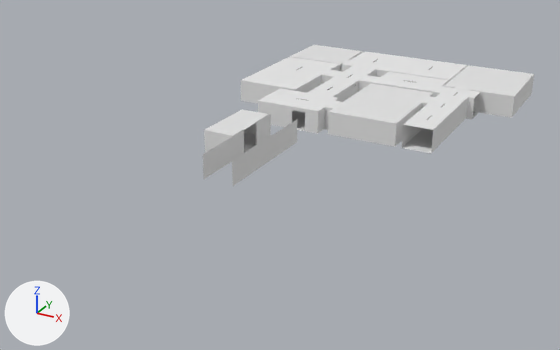
What one commit did to the Blender file assets/models/map.blend.
Both versions are drawn from a 50 mm lens placed at (34.5, -77.5, 27.8), pointed at (0.8, -16.2, -2.9). The lights are fixed; the arrows at lower left show +X, +Y and +Z.
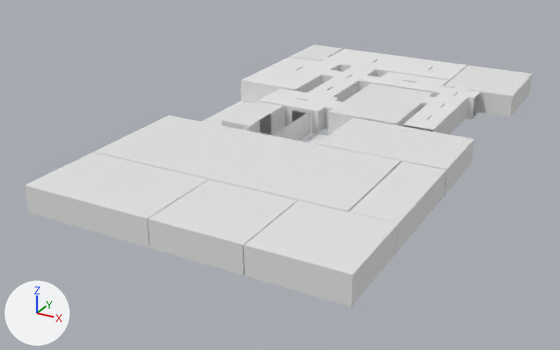
Diff of the bpy script that builds the scene:
```diff
--- a/assets/models/map.blend.py
+++ b/assets/models/map.blend.py
@@ me_plane_014 @@
+me_plane_014.from_pydata(...)  # a box spanning x -5.17..6.9, y -7.0..1.0, z 0.0..2.4
@@ me_plane_013 @@
+me_plane_013.from_pydata(...)  # a box spanning x -7.0..1.0, y -7.0..1.0, z 0.0..2.4
@@ me_plane_009 @@
+me_plane_009.from_pydata(...)  # 13 vertices, 9 faces; spans x -6.0..6.03, y -7.18..0.82, z 0.0..2.4
@@ me_plane_010 @@
+me_plane_010.from_pydata(...)  # a box spanning x -23.3..1.0, y -10.0..1.0, z 0.0..2.4
@@ me_plane_012 @@
+me_plane_012.from_pydata(...)  # a box spanning x -7.0..1.0, y -7.0..1.0, z 0.0..2.4
@@ me_plane_015 @@
+me_plane_015.from_pydata([(-3.0, -7.0, 0.0), (1.0, -7.0, 0.0), (-3.0, 1.0, 0.0), (1.0, 1.0, 0.0)], [], [(0, 1, 3, 2)])
@@ me_plane_016 @@
+me_plane_016.from_pydata([(-1.07, -11.0, 0.0), (4.0, -11.0, 0.0), (-1.07, 1.0, 0.0), (4.0, 1.0, 0.0)], [], [(0, 1, 3, 2)])
@@ me_plane_017 @@
+me_plane_017.from_pydata(...)  # a box spanning x -1.0..2.85, y -10.0..1.0, z 0.0..2.4
@@ ob_cube_034 @@
 ob_cube_034 = bpy.data.objects.new('Cube.034', me_cube_036)
-ob_cube_034.location = (0.0, -20.0, 0.0)
+ob_cube_034.location = (0.0, -17.0, 0.0)
 ob_cube_034.scale = (1.5, 6.0, 1.2)
@@ ob_cube_037 @@
 ob_cube_037 = bpy.data.objects.new('Cube.037', me_cube_039)
-ob_cube_037.location = (-3.18, -17.49, 0.0)
+ob_cube_037.location = (-3.18, -14.49, 0.0)
 ob_cube_037.scale = (1.6, 3.4, 1.2)
@@ ob_plane_013 @@
+ob_plane_013 = bpy.data.objects.new('Plane.013', me_plane_014)
+ob_plane_013.location = (-5.0, -31.2, 0.0)
@@ ob_plane_012 @@
+ob_plane_012 = bpy.data.objects.new('Plane.012', me_plane_013)
+ob_plane_012.location = (9.0, -31.2, 0.0)
@@ ob_plane_009 @@
+ob_plane_009 = bpy.data.objects.new('Plane.009', me_plane_009)
+ob_plane_009.location = (12.07, -11.82, 0.0)
@@ ob_plane_010 @@
+ob_plane_010 = bpy.data.objects.new('Plane.010', me_plane_010)
+ob_plane_010.location = (13.1, -20.1, 0.0)
@@ ob_plane_011 @@
+ob_plane_011 = bpy.data.objects.new('Plane.011', me_plane_012)
+ob_plane_011.location = (17.1, -31.2, 0.0)
@@ ob_plane_014 @@
+ob_plane_014 = bpy.data.objects.new('Plane.014', me_plane_015)
+ob_plane_014.location = (5.0, -12.0, 0.0)
@@ ob_plane_015 @@
+ob_plane_015 = bpy.data.objects.new('Plane.015', me_plane_016)
+ob_plane_015.location = (-9.1, -6.6, 0.0)
@@ ob_plane_016 @@
+ob_plane_016 = bpy.data.objects.new('Plane.016', me_plane_017)
+ob_plane_016.location = (15.25, -20.15, 0.0)
```

Boxes (x1, y1, x2, y2) around the edits, measured in the pictures (560 x 350 px):
'Plane.010', added
    after: (94, 115, 401, 212)
'Plane.011', added
    after: (244, 200, 398, 307)
'Plane.013', added
    after: (25, 152, 208, 248)
'Plane.012', added
    after: (148, 179, 298, 275)
'Plane.009', added
    after: (317, 118, 474, 196)
'Plane.016', added
    after: (350, 161, 446, 253)
'Cube.034', moved
    before: (203, 114, 297, 186)
    after: (250, 106, 311, 141)
'Cube.037', moved
    before: (204, 109, 269, 153)
    after: (221, 101, 283, 135)
'Plane.015', added
    after: (201, 101, 253, 126)
'Plane.014', added
    after: (304, 134, 327, 144)
'Cube.035', unchanged, covered by the edit
    before: (258, 101, 318, 134)
    after: (259, 101, 318, 134)
